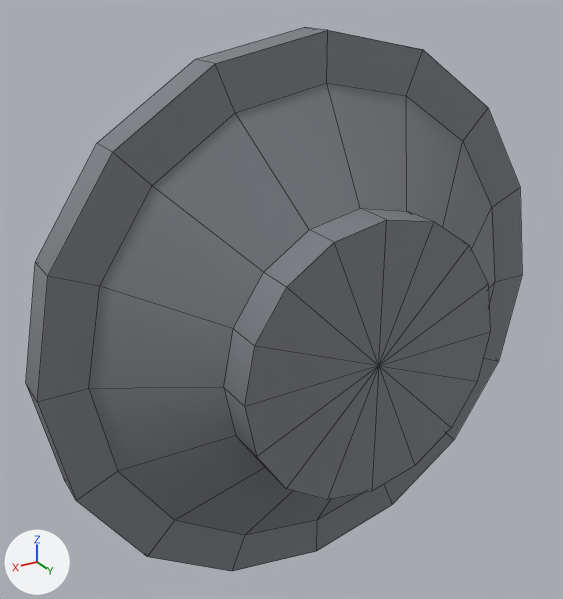
Two versions of the OBJ model assets/models/equipment/cobretty_er5_reactor/LOD2/er5_flange_aft.obj, one commit apart.
Camera for both pictures: a 50 mm lens placed at (3.17, 2.47, 2.66), pointed at (0.31, -2.3, 0.28). Lighting does not change. The marker at lower left points along +X, +Y and +Z. The older version comes first. Mesh edges are drawn as thin lines. Where no turn or scale is listed for an object, it has been applied to the vertices. Vertices at exactly the same position are counted once.

Objects in the first picture: 'er5_flange_aft'.
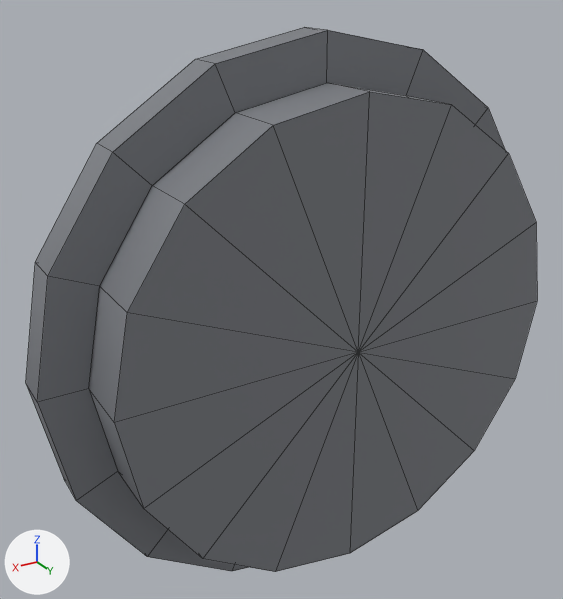
Location of each change, (x1, y1, x2, y2) in pixels of the pictures (563 x 599 px):
'er5_flange_aft', reshaped: before (26, 27, 522, 571); after (26, 27, 537, 572)
part 1 of me_er5_flange_aft, reshaped: before (89, 83, 495, 535); after (89, 83, 537, 572)

Diff of the bpy script that builds the scene:
```diff
--- a/assets/models/equipment/cobretty_er5_reactor/LOD2/er5_flange_aft.obj.py
+++ b/assets/models/equipment/cobretty_er5_reactor/LOD2/er5_flange_aft.obj.py
@@ me_er5_flange_aft @@
 # used by ob_er5_flange_aft; location = (0.0, 0.0, 0.0)
-me_er5_flange_aft.from_pydata(...)  # 114 vertices, 128 faces; spans x -2.25..2.25, y -2.5..-1.45, z -2.25..2.25
+me_er5_flange_aft.from_pydata(...)  # 98 vertices, 112 faces; spans x -2.25..2.25, y -2.5..-1.7, z -2.25..2.25
+# me_er5_flange_aft part 1
+# 17 vertices are removed from x -1.1..1.1, y -1.45, z -1.1..1.1
+# 32 faces are deleted
+# 16 vertices move from x -1.1..1.1, y -1.75, z -1.1..1.1 to x -1.9..1.9, y -1.7, z -1.9..1.9
+# 1 vertex is added at (0.0, -1.7, 0.0)
+# 16 new faces join them
 me_er5_flange_aft.materials.append(mat_eq_metal_band)
```
